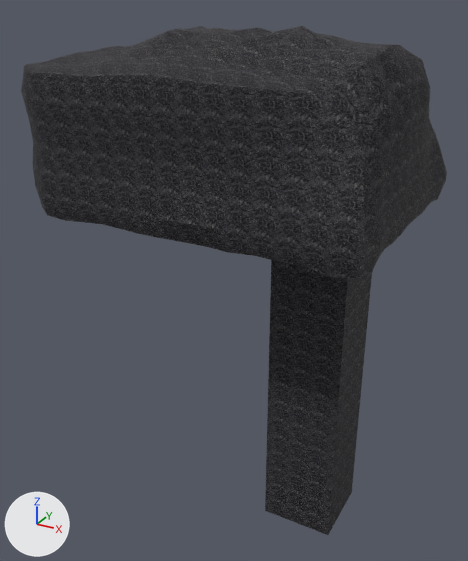
The Blender file Assets/World/C11L1/raw/C11L1.blend, before and after one commit.
Both versions are drawn from a camera (50 mm lens) standing at (87.9, -102.3, 35.0) and looking at (31.6, 0.0, -16.1). Lighting does not change. The marker at lower left points along +X, +Y and +Z.

In view in the first picture: 'Room1'.
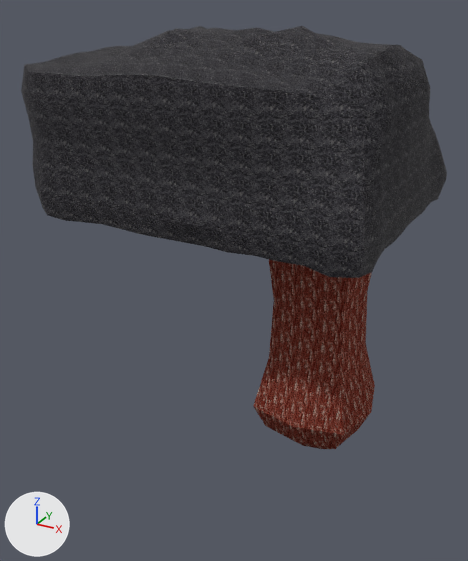
Diff of the bpy script that builds the scene:
```diff
--- a/Assets/World/C11L1/raw/C11L1.blend.py
+++ b/Assets/World/C11L1/raw/C11L1.blend.py
@@ img_tx_flesh_png @@
+img_tx_flesh_png = load_image('tx_flesh.png', 'Textures/tx_flesh.png', 256, 256, 'sRGB')
@@ mat_uv_flesh @@
+mat_uv_flesh = principled_material('uv_flesh')
+mat_uv_flesh.texture = img_tx_flesh_png
+mat_uv_flesh.roughness = 0.132
+mat_uv_flesh.specular_ior_level = 0.0
@@ me_plane_006 @@
 # used by ob_room1; location = (0.0, 0.0, 0.0)
-me_plane_006.from_pydata(...)  # 624 vertices, 658 faces, 2 loose edges; spans x -1.3..65.5, y -25.4..25.4, z -63.6..30.7
+me_plane_006.from_pydata(...)  # 624 vertices, 660 faces, 2 loose edges; spans x -1.3..65.5, y -25.4..25.4, z -2.0..30.7
+# me_plane_006 part 1
+# 8 vertices are removed from x 42.9..56.9, y -7.0..7.0, z -63.6..0.0
+# 12 faces are deleted
+# 8 vertices are added at x 39.0..60.8, y -10.9..10.9, z -2.0
+# 14 new faces join them
+# me_plane_006 part 2: 645 kept faces spanning x -1.3..65.5, y -25.4..25.4, z -0.6..30.7 get new texture (UV) coordinates
 me_plane_006.materials.append(mat_uv_basalt)
@@ me_plane_001 @@
+me_plane_001.from_pydata(...)  # 49 vertices, 48 faces; spans x 38.6..61.2, y -11.3..11.3, z -47.0..-2.0
+me_plane_001.polygons.foreach_set('use_smooth', [True] * 48)
+me_plane_001.materials.append(mat_uv_flesh)  # picture img_tx_flesh_png
@@ ob_section2 @@
+ob_section2 = bpy.data.objects.new('Section2', me_plane_001)
+ob_section2.location = (0.0, 0.0, 0.0)
```

Changed parts and their boxes [x1, y1, x2, y2] in the pictures (468 x 561 px; the box of a moved part takes in the faces that stretch with it):
'Room1', reshaped (50% shorter)
    before: [21, 26, 447, 535]
    after: [21, 26, 447, 278]
'Section2', added (red)
    after: [253, 259, 375, 449]
part 1 of me_plane_006, moved or reshaped (not visible afterwards)
    before: [265, 260, 372, 535]
part 2 of me_plane_006, surface changed
    both: [31, 62, 424, 278]
